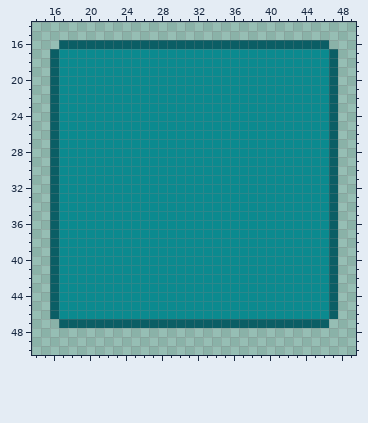
File history of a pixel-art file, graphics/push_block.aseprite. Above, as it was before the edit.
64x64 pixels, 1 frame. Shown: x 14..49, y 14..50.
Now the later version:
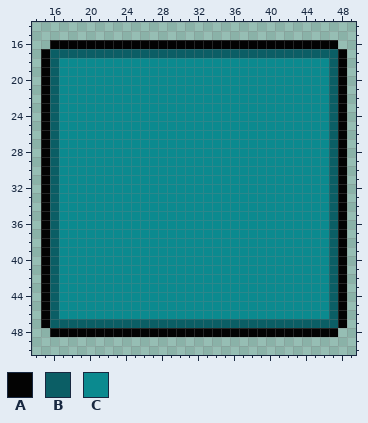
Palette (. is transparent): A #030303  B #0b5e65  C #0b8a8f
The edit:
{"y":16,"x":16,"old":".BBBBBBBBBBBBBBBBBBBBBBBBBBBBBB.","new":"AAAAAAAAAAAAAAAAAAAAAAAAAAAAAAAA"}
{"y":17,"x":15,"old":".","new":"A"}
{"y":17,"x":17,"old":"CCCCCCCCCCCCCCCCCCCCCCCCCCCCCC","new":"BBBBBBBBBBBBBBBBBBBBBBBBBBBBBB"}
{"y":17,"x":48,"old":".","new":"A"}
{"y":18,"x":15,"old":".","new":"A"}
{"y":18,"x":48,"old":".","new":"A"}
{"y":19,"x":15,"old":".","new":"A"}
{"y":19,"x":48,"old":".","new":"A"}
{"y":20,"x":15,"old":".","new":"A"}
{"y":20,"x":48,"old":".","new":"A"}
{"y":21,"x":15,"old":".","new":"A"}
{"y":21,"x":48,"old":".","new":"A"}
{"y":22,"x":15,"old":".","new":"A"}
{"y":22,"x":48,"old":".","new":"A"}
{"y":23,"x":15,"old":".","new":"A"}
{"y":23,"x":48,"old":".","new":"A"}
{"y":24,"x":15,"old":".","new":"A"}
{"y":24,"x":48,"old":".","new":"A"}
{"y":25,"x":15,"old":".","new":"A"}
{"y":25,"x":48,"old":".","new":"A"}
{"y":26,"x":15,"old":".","new":"A"}
{"y":26,"x":48,"old":".","new":"A"}
{"y":27,"x":15,"old":".","new":"A"}
{"y":27,"x":48,"old":".","new":"A"}
{"y":28,"x":15,"old":".","new":"A"}
{"y":28,"x":48,"old":".","new":"A"}
{"y":29,"x":15,"old":".","new":"A"}
{"y":29,"x":48,"old":".","new":"A"}
{"y":30,"x":15,"old":".","new":"A"}
{"y":30,"x":48,"old":".","new":"A"}
{"y":31,"x":15,"old":".","new":"A"}
{"y":31,"x":48,"old":".","new":"A"}
{"y":32,"x":15,"old":".","new":"A"}
{"y":32,"x":48,"old":".","new":"A"}
{"y":33,"x":15,"old":".","new":"A"}
{"y":33,"x":48,"old":".","new":"A"}
{"y":34,"x":15,"old":".","new":"A"}
{"y":34,"x":48,"old":".","new":"A"}
{"y":35,"x":15,"old":".","new":"A"}
{"y":35,"x":48,"old":".","new":"A"}
{"y":36,"x":15,"old":".","new":"A"}
{"y":36,"x":48,"old":".","new":"A"}
{"y":37,"x":15,"old":".","new":"A"}
{"y":37,"x":48,"old":".","new":"A"}
{"y":38,"x":15,"old":".","new":"A"}
{"y":38,"x":48,"old":".","new":"A"}
{"y":39,"x":15,"old":".","new":"A"}
{"y":39,"x":48,"old":".","new":"A"}
{"y":40,"x":15,"old":".","new":"A"}
{"y":40,"x":48,"old":".","new":"A"}
{"y":41,"x":15,"old":".","new":"A"}
{"y":41,"x":48,"old":".","new":"A"}
{"y":42,"x":15,"old":".","new":"A"}
{"y":42,"x":48,"old":".","new":"A"}
{"y":43,"x":15,"old":".","new":"A"}
{"y":43,"x":48,"old":".","new":"A"}
{"y":44,"x":15,"old":".","new":"A"}
{"y":44,"x":48,"old":".","new":"A"}
{"y":45,"x":15,"old":".","new":"A"}
{"y":45,"x":48,"old":".","new":"A"}
{"y":46,"x":15,"old":".","new":"A"}
{"y":46,"x":48,"old":".","new":"A"}
{"y":47,"x":15,"old":"..","new":"AB"}
{"y":47,"x":47,"old":"..","new":"BA"}
{"y":48,"x":16,"old":"................................","new":"AAAAAAAAAAAAAAAAAAAAAAAAAAAAAAAA"}
{"label":"changed","picture_box":[41,40,347,337]}
